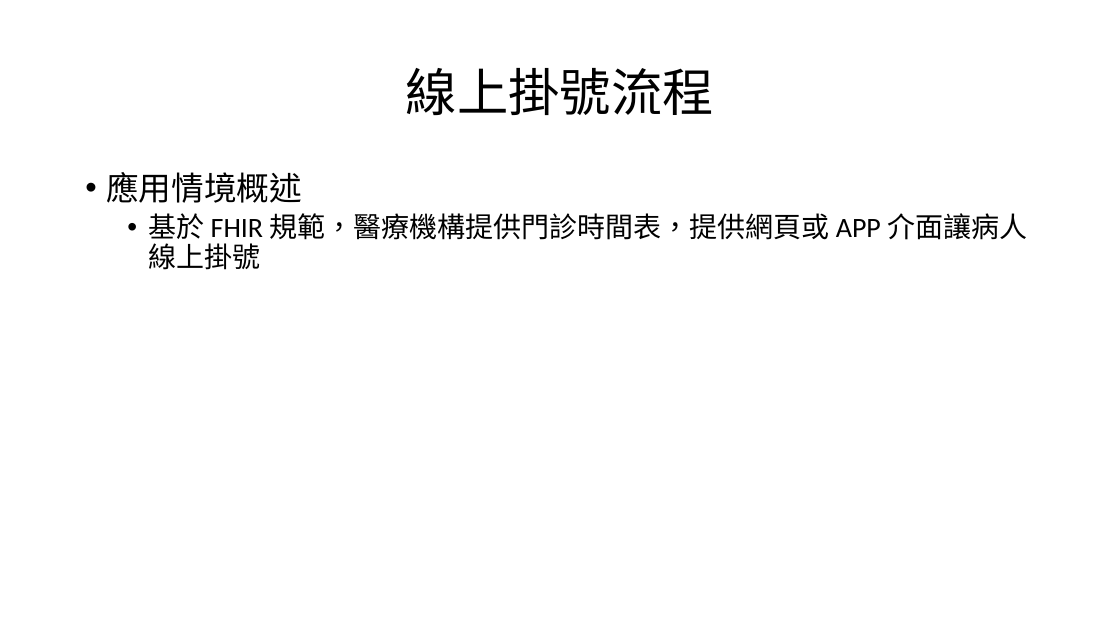
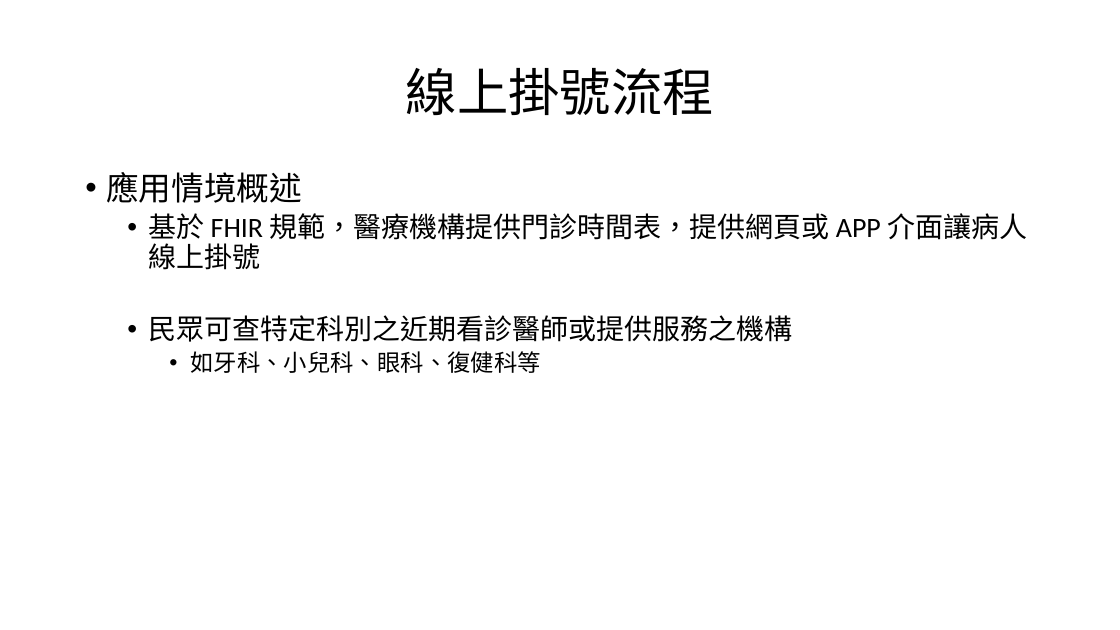
Before and after one commit to mos2718/FHIRspec, a slide deck: slide 4 of Spec/FHIR Appointment.pptx (slide 3 before the commit). Drawn at 1120x630 pixels with LibreOffice and Linux fonts; fonts in the diff are those of the drawing. Boxes give left, top, right and bottom in pixels: in the first picture for what was removed or moved away, otherwise in the second. Text is boxed around its words. In the diff, an @@ line names an element or a change of style, - is before the commit and + after.

```diff
--- a/Spec/FHIR Appointment.pptx
+++ b/Spec/FHIR Appointment.pptx
@@ text at [148, 315, 792, 373]: paragraphs added @@
+  • 民眾可查特定科別之近期看診醫師或提供服務之機構
+    • 如牙科、小兒科、眼科、復健科等
```
Also in this commit, not shown: 3 other slides changed, 4 slides added, 3 other files.
